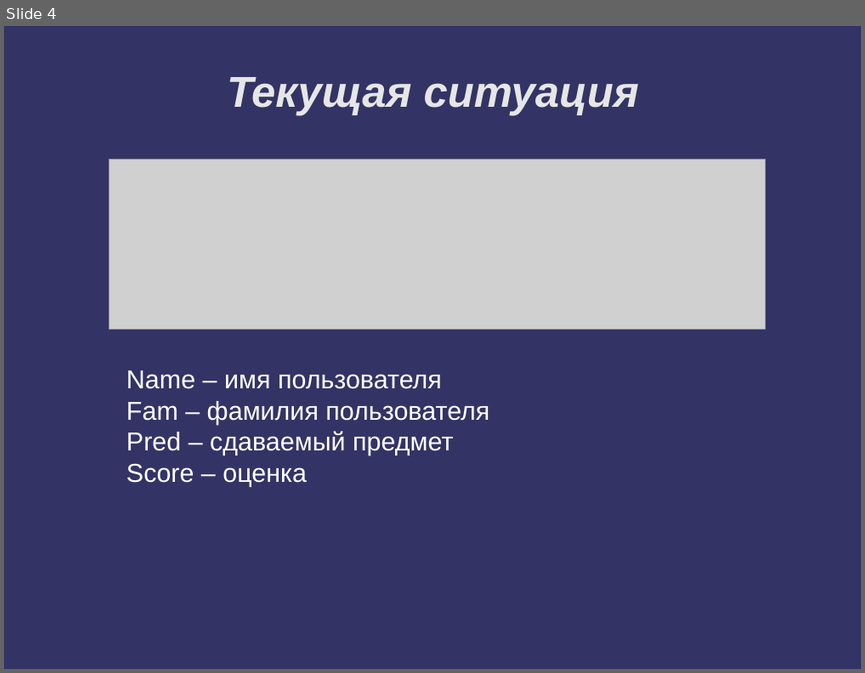
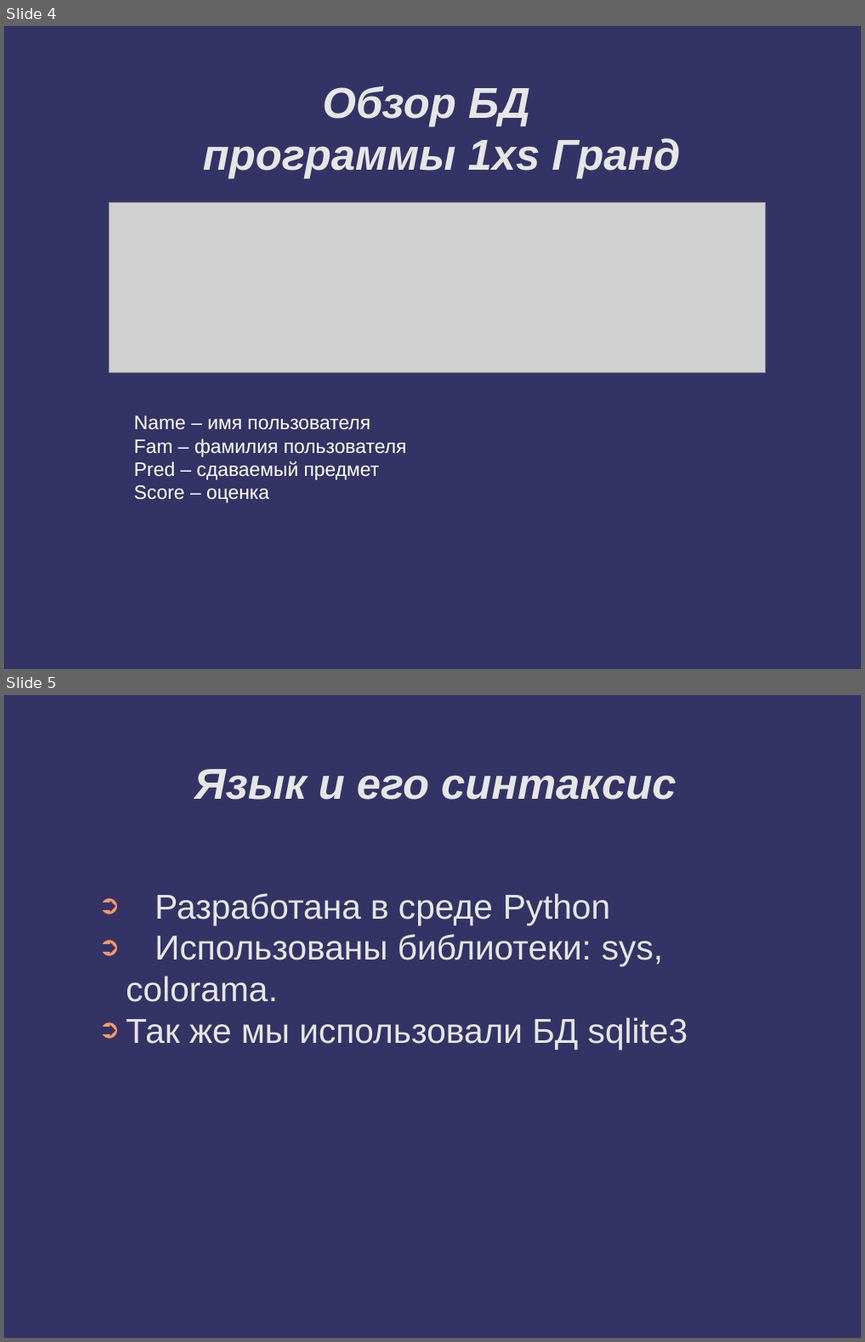
Before and after one commit to Aziev-Majid-Yaragievich/1XS, a slide deck: Презентация.odp. Shown one above the other, each under a label of ours: slide 4 before the commit, slides 4 and 5 after it. The pictures are 865x673 and 865x1342 pixels, drawn with LibreOffice and Linux fonts; fonts in the diff are those of the drawing; grey boxes stand for pictures; background and template pictures are left out. Boxes give left, top, right and bottom in pixels: in the first picture for what was removed or moved away, otherwise in the second. Text is boxed around its words. In the diff, an @@ line names an element or a change of style, - is before the commit and + after.

```diff
--- a/Презентация.odp
+++ b/Презентация.odp
@@ slide 5 added at [4,695,861,1338], background #333366 @@
@@ title added at [194,769,676,800], 40 pt, text #E6E6E6, bold, italic @@
+Язык и его синтаксис
@@ text added at [126,893,687,1049], 32 pt, text #E6E6E6 @@
+➲ Разработана в среде Python
+➲ Использованы библиотеки: sys, colorama.
+➲ Так же мы использовали БД sqlite3
@@ slide 4 changed as well @@
@@ title added at [203,86,680,179], 40 pt, text #E6E6E6, bold, italic @@
+Обзор БД
+программы 1xs Гранд
@@ title removed at [227,77,639,115] @@
-Текущая ситуация
@@ picture: place and size @@
-picture at [109,159,765,329]
+picture at [109,203,765,372]
@@ text "Name – имя пользователя": place and size @@
-text "Name – имя пользователя" at [126,370,489,487]
+text "Name – имя пользователя" at [134,415,407,503]
@@ text "Name – имя пользователя" at [134,415,407,503]: size 24 to 18 pt @@
```
Also in this commit, not shown: 1 other slide changed, 4 other slides added, 6 slides removed.
